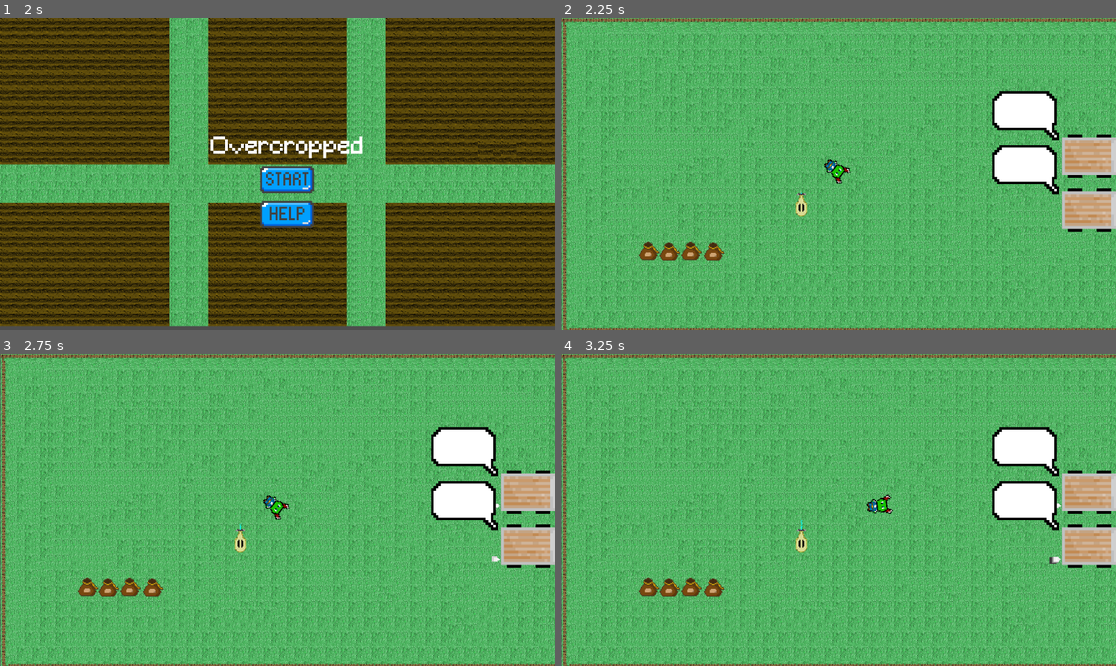
Above: before the commit, frames 1-4 (two rows, left to right).
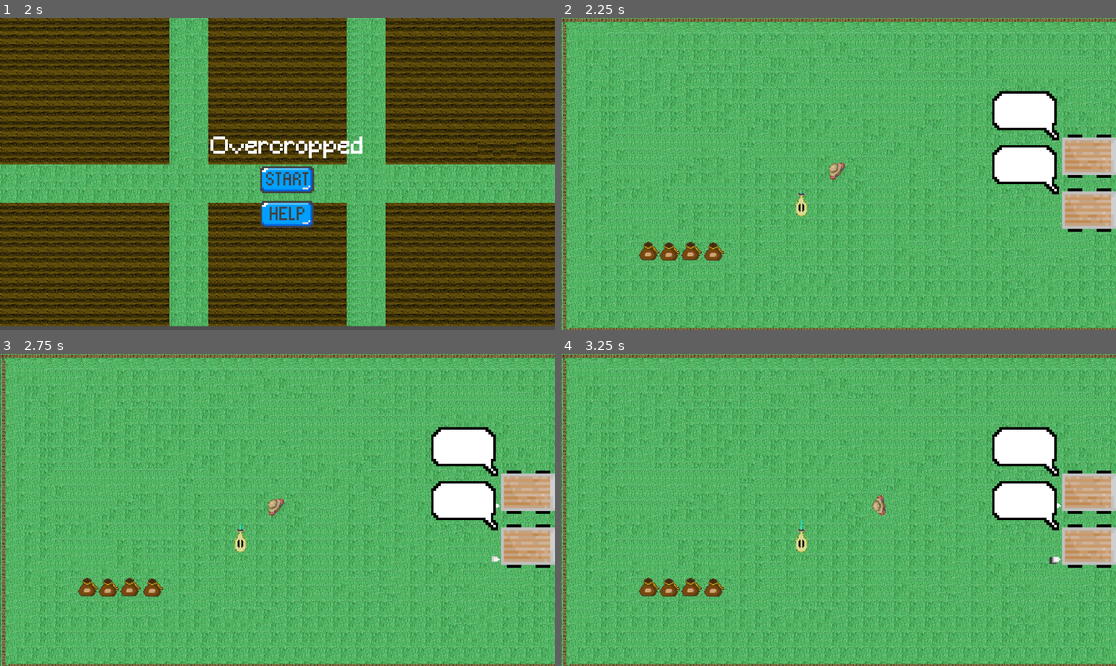
Above: after the commit, the same moments.

Repository: Bratah123/NewYearNewSkillsJam
Game: Godot game, scene res://game/main_menu.tscn
Same seed, same stepped clock (60 frames per second), same inputs: the game is played once before the commit and once after it.
Inputs (mouse positions are in pixels of both pictures, inside the frame that each line leads up to):
- Up to frame 1 (2 s): click (288, 214) at 0.5 s; click (283, 245) at 1.25 s
- Up to frame 2 (2.25 s): click (849, 180) at 2 s
- Up to frame 3 (2.75 s): no input
- Up to frame 4 (3.25 s): tap Enter at 2.75 s; move the mouse to (960, 494) at 2.77 s; hold D (right) from 2.78 s (still down); click (960, 494) at 2.85 s

Frame 1 is identical in both runs. In frame 2, 0.2% of the frame differs, in the area x 47-53%, y 45-54%; in frame 3, 0.2%; in frame 4, 0.2%.

Commit message:
FEAT: New player sprite and walking animation

Diff:
--- a/game/game.tscn
+++ b/game/game.tscn
@@ -190,6 +190,7 @@
 sources/9 = SubResource("TileSetAtlasSource_kq84u")
 
 [node name="Game" type="Node2D"]
+process_mode = 1
 
 [node name="TileMap" type="TileMap" parent="."]
 position = Vector2(1, -2)
--- a/game/help_menu.tscn
+++ b/game/help_menu.tscn
@@ -46,6 +46,7 @@
 
 [node name="TextureButton" type="TextureButton" parent="Control"]
 texture_filter = 1
+layout_mode = 0
 offset_left = -43.0
 offset_top = 121.0
 offset_right = -16.0
--- a/game/player.gd
+++ b/game/player.gd
@@ -1,6 +1,7 @@
 extends CharacterBody2D
 
 @export var move_speed : float = 200
+@onready var animations = $AnimationPlayer
 var is_holding = false
 var is_in_area = false
 const grabbable_object = preload("res://game/grabbables/grabbable.gd")
@@ -23,9 +24,16 @@
 		held_grabbable = null
 		is_holding = false
 
+func update_animation():
+	if velocity.length() == 0:
+		animations.stop()
+	else:
+		animations.play("walk")
+
 func _physics_process(delta):
 	handle_input()
 	move_and_slide()
+	update_animation()
 	# Rotate towards mouse
 	look_at(get_global_mouse_position())
 
--- a/game/player.tscn
+++ b/game/player.tscn
@@ -1,10 +1,67 @@
-[gd_scene load_steps=5 format=3 uid="uid://bmv15mn7wtyit"]
+[gd_scene load_steps=9 format=3 uid="uid://bmv15mn7wtyit"]
 
 [ext_resource type="Script" path="res://game/player.gd" id="1_erqir"]
 [ext_resource type="Texture2D" uid="uid://rsg1ccihq8el" path="res://assets/player.png" id="2_3q1sa"]
 
+[sub_resource type="Animation" id="Animation_8iiwu"]
+resource_name = "idle"
+length = 0.8
+loop_mode = 1
+step = 0.2
+tracks/0/type = "value"
+tracks/0/imported = false
+tracks/0/enabled = true
+tracks/0/path = NodePath("Sprite2D:frame")
+tracks/0/interp = 1
+tracks/0/loop_wrap = true
+tracks/0/keys = {
+"times": PackedFloat32Array(0, 0.2, 0.4, 0.6),
+"transitions": PackedFloat32Array(1, 1, 1, 1),
+"update": 1,
+"values": [0, 0, 0, 0]
+}
+
+[sub_resource type="Animation" id="Animation_fbmum"]
+length = 0.001
+tracks/0/type = "value"
+tracks/0/imported = false
+tracks/0/enabled = true
+tracks/0/path = NodePath("Sprite2D:frame")
+tracks/0/interp = 1
+tracks/0/loop_wrap = true
+tracks/0/keys = {
+"times": PackedFloat32Array(0),
+"transitions": PackedFloat32Array(1),
+"update": 1,
+"values": [0]
+}
+
+[sub_resource type="Animation" id="Animation_t4hda"]
+resource_name = "walk"
+length = 0.8
+loop_mode = 1
+tracks/0/type = "value"
+tracks/0/imported = false
+tracks/0/enabled = true
+tracks/0/path = NodePath("Sprite2D:frame")
+tracks/0/interp = 1
+tracks/0/loop_wrap = true
+tracks/0/keys = {
+"times": PackedFloat32Array(0, 0.1, 0.2, 0.3, 0.4, 0.5, 0.6, 0.7),
+"transitions": PackedFloat32Array(1, 1, 1, 1, 1, 1, 1, 1),
+"update": 1,
+"values": [0, 1, 2, 3, 0, 1, 2, 3]
+}
+
+[sub_resource type="AnimationLibrary" id="AnimationLibrary_lr3ie"]
+_data = {
+"RESET": SubResource("Animation_fbmum"),
+"idle": SubResource("Animation_8iiwu"),
+"walk": SubResource("Animation_t4hda")
+}
+
 [sub_resource type="RectangleShape2D" id="RectangleShape2D_2jorn"]
-size = Vector2(43, 30)
+size = Vector2(28, 42)
 
 [sub_resource type="CircleShape2D" id="CircleShape2D_d8wsg"]
 radius = 16.1245
@@ -13,16 +70,22 @@
 script = ExtResource("1_erqir")
 
 [node name="Sprite2D" type="Sprite2D" parent="."]
-rotation = 1.5708
-scale = Vector2(2.5, 2.5)
+rotation = -1.5708
+scale = Vector2(1.5, 1.5)
 texture = ExtResource("2_3q1sa")
+hframes = 2
+vframes = 2
+
+[node name="AnimationPlayer" type="AnimationPlayer" parent="."]
+libraries = {
+"": SubResource("AnimationLibrary_lr3ie")
+}
 
 [node name="CollisionShape2D" type="CollisionShape2D" parent="."]
-position = Vector2(-3.5, 0)
 shape = SubResource("RectangleShape2D_2jorn")
 
 [node name="PickableArea" type="Area2D" parent="."]
-position = Vector2(-13, -12)
+position = Vector2(-15, -12)
 
 [node name="CollisionShape2D" type="CollisionShape2D" parent="PickableArea"]
 position = Vector2(48, 11)
Binary file changed: assets/player.png
Binary file removed: assets/player_human.png
Not shown, added: assets/player_human.png.import
Binary file removed: assets/temp_sprite.png
Not shown: 1 places in game/main_menu.tscn that only renumber resources
Not shown, changed: assets/piskel/player.piskel
Not shown, removed: assets/piskel/player_human.piskel
Not shown, removed: assets/piskel/temp_sprite.piskel
